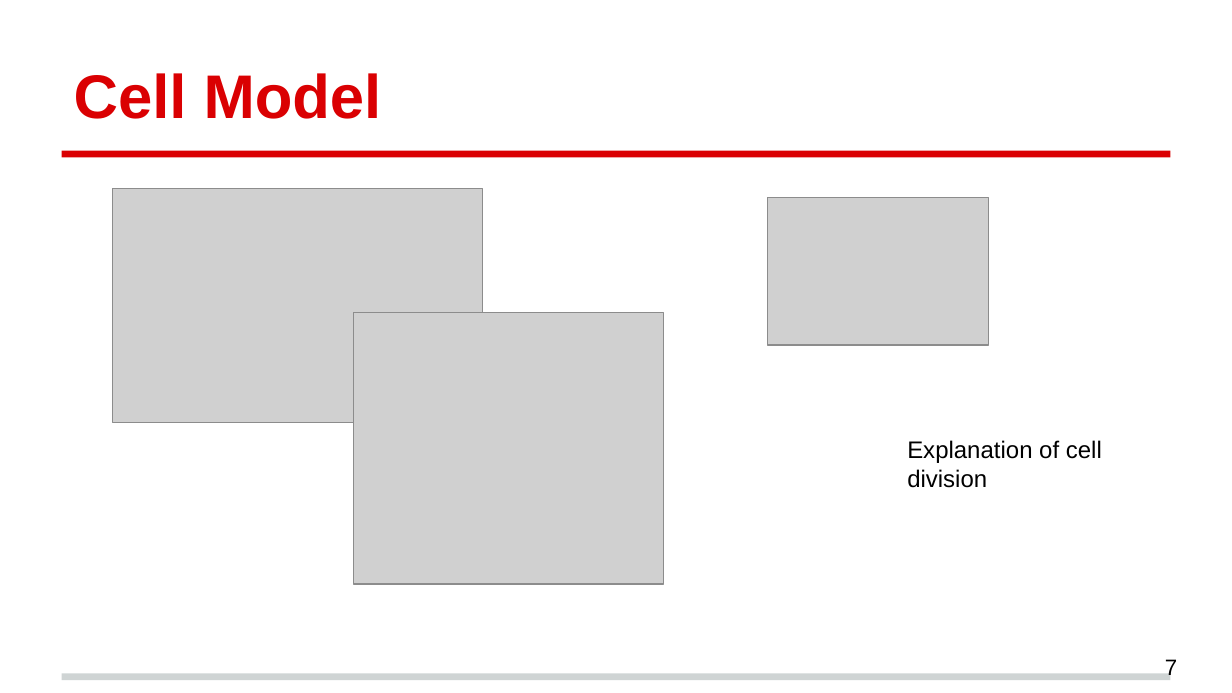
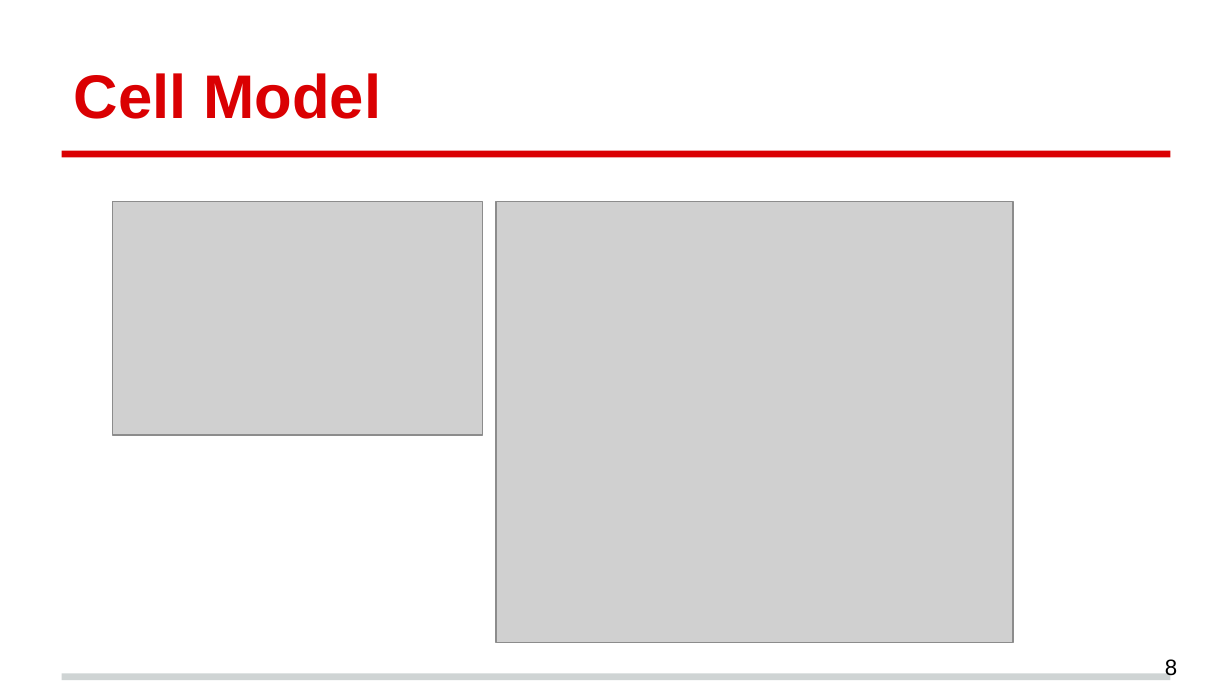
Before and after one commit to RyanCarey/abm-platform, a slide deck: slide 8 of media/Cell Behaviour Modeling Platform Presentation.pptx (slide 7 before the commit). Drawn at 1232x693 pixels with LibreOffice and Linux fonts; fonts in the diff are those of the drawing; grey boxes stand for pictures. Boxes give left, top, right and bottom in pixels: in the first picture for what was removed or moved away, otherwise in the second. Text is boxed around its words. In the diff, an @@ line names an element or a change of style, - is before the commit and + after.

Commit message:
changes

```diff
--- a/media/Cell Behaviour Modeling Platform Presentation.pptx
+++ b/media/Cell Behaviour Modeling Platform Presentation.pptx
@@ picture: place and size @@
-picture at (113, 188, 483, 421)
+picture at (113, 202, 483, 435)
@@ picture: place and size @@
-picture at (354, 313, 663, 585)
+picture at (496, 202, 1014, 643)
@@ picture removed at (768, 198, 988, 345) @@
@@ text removed at (907, 440, 1102, 488) @@
-Explanation of cell division
@@ page number at (1165, 659, 1177, 675): text changed @@
-7
+8
```
Also in this commit, not shown: 3 other slides changed.
